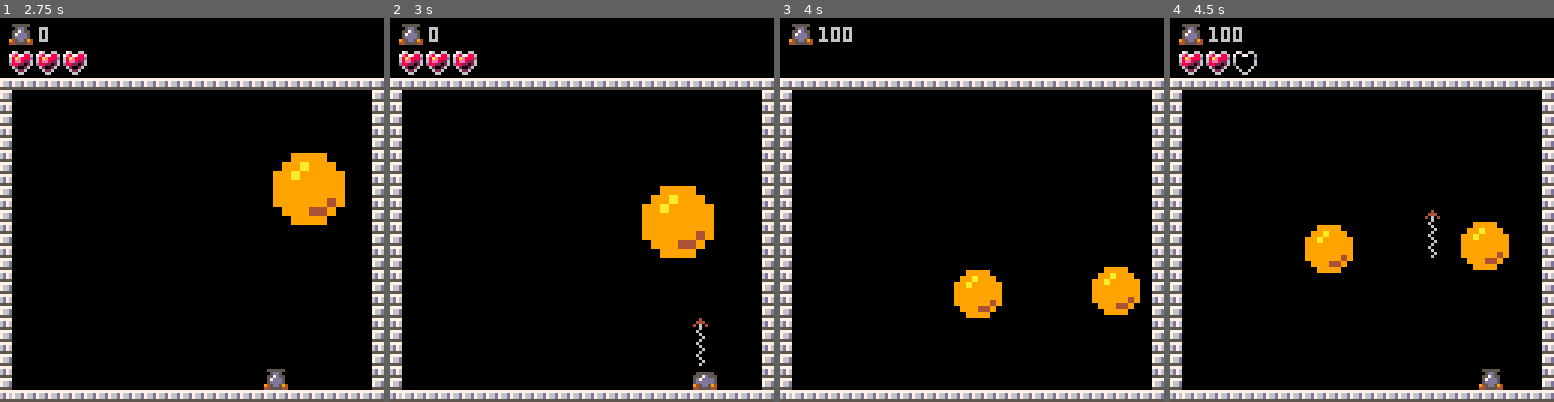
Above: before the commit, frames 1-4 (left to right).
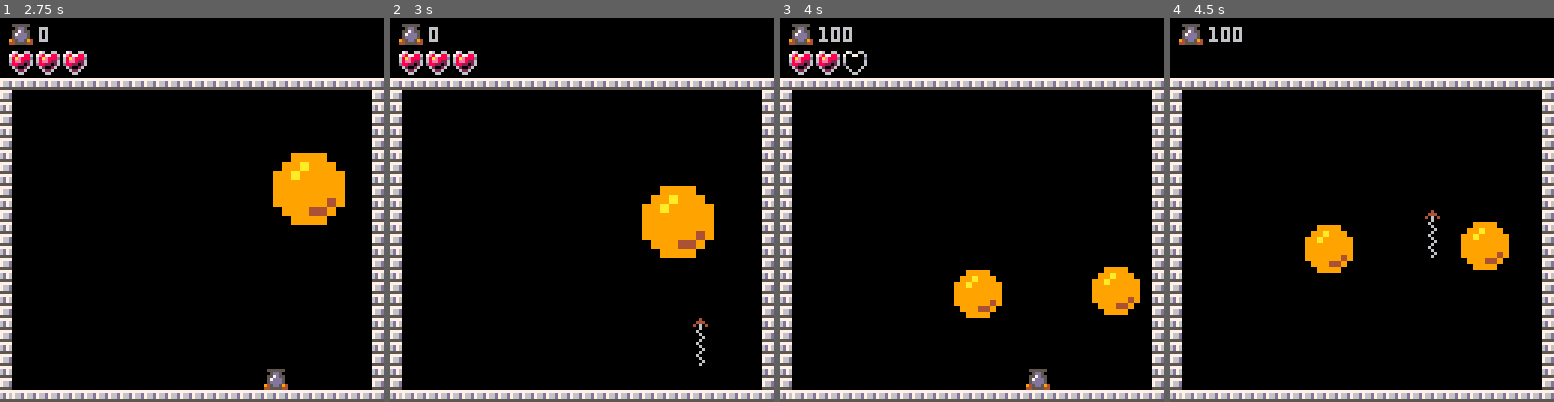
Above: after the commit, the same moments.

Repository: ferlores/pico-8.exp
Game: PICO-8 cartridge pang.p8
Two runs of this game, one before a commit and one after it. Both use one fixed random seed, a clock stepped at 60 frames per second and the inputs below.
Inputs:
- Up to frame 1 (2.75 s): tap X (X key) at 0.33, 1.07, 1.85 s; hold Right 1.6-2.1 s; hold Right from 2.47 s (still down)
- Up to frame 2 (3 s): keep holding Right; tap X (X key) at 2.97 s
- Up to frame 3 (4 s): release Right at 3.03 s; hold Left 3.08-3.58 s
- Up to frame 4 (4.5 s): hold Right from 4.02 s (still down); tap X (X key) at 4.08 s

Frame 1 is identical in both runs. In frame 2, 0.3% of the frame differs, in the area x 78-86%, y 92-97%; in frame 3, 0.9%, in the area x 2-71%, y 8-97%; in frame 4, 0.9%.

Commit message:
clean up modes

Diff:
--- a/pang.p8
+++ b/pang.p8
@@ -6,26 +6,29 @@
 
 #include utilities.lua
 
+
+default_mode = '__default'
+current_mode = nil
 __callbacks = {
     ['init'] = {
-        ['default'] = {}
+        [default_mode] = {}
     },
     ['update'] = {
-        ['default'] = {}
+        [default_mode] = {}
     },
     ['draw'] = {
-        ['default'] = {}
+        [default_mode] = {}
     },
     ['destroy'] = {
-        ['default'] = {}
+        [default_mode] = {}
     }
 }
-current_mode = 'default'
+
 
 function register(cb, mode, f)
     if (type(mode) == 'function') then
         f = mode
-        mode = 'default'
+        mode = default_mode
     end
 
     if (__callbacks[cb][mode] == nil) __callbacks[cb][mode] = {}
@@ -33,22 +36,25 @@
 end
 
 function switch_mode(mode)
+    if (mode == current_mode) return
+
     current_mode = mode
-    exec_table(__callbacks['init'][current_mode])
+    if (current_mode != nil) exec_table(__callbacks['init'][current_mode])
 end
 
 function _init()
-    game_start()
+    exec_table(__callbacks['init'][default_mode])
 end
 
 function _update()
-    exec_table(__callbacks['update'][current_mode])
-    _move_timers() -- always move timers
+    exec_table(__callbacks['update'][default_mode])
+    if (current_mode != nil) exec_table(__callbacks['update'][current_mode])
 end
 
 function _draw()
     cls()
-    exec_table(__callbacks['draw'][current_mode])
+    exec_table(__callbacks['draw'][default_mode])
+    if (current_mode != nil)  exec_table(__callbacks['draw'][current_mode])
 end
 
 function exec_table(t)
@@ -66,7 +72,7 @@
 players = {}
 
 -- update_players
-register('update', function ()
+register('update', 'level', function ()
     control_player(players[1], 0)
     local all_players_died = true
 
@@ -84,7 +90,6 @@
             p.y = p.dy + ((progress-1)^2 - 1) * radius
 
             if (p.dying.v > 0) all_players_died = false
-            log(p.x, p.y, p.dx, p.dy, progress, ((progress-1)^2 - 1))
         else
             all_players_died = false
             p.x = mid(screen_min_x, p.x + p.dx, screen_max_x - player_width)
@@ -98,13 +103,14 @@
     end
 
     if (all_players_died) then
+        log('all players died')
         switch_mode('main_menu')
     end
 
 end)
 
 -- draw_players
-register('draw', function ()
+register('draw', 'level', function ()
     for p in all(players) do
         local m = p.pwups.respawn.v % 6
         local f = flr(p.firing.v / 5)
@@ -193,7 +199,7 @@
 end
 
 -- move_bullets
-register('update', function ()
+register('update', 'level', function ()
     for i, b in pairs(bullets) do
         local b = bullets[i]
         b.x = b.x + b.dx
@@ -205,7 +211,7 @@
 end)
 
 -- draw_bullets
-register('draw', function ()
+register('draw', 'level', function ()
     for b in all(bullets) do
         local w = weapons[b.tp]
         sspr(w.sprx, w.spry, w.w, w.h, b.x, b.y)
@@ -260,7 +266,7 @@
 max_ball_size = ball_sizes[#ball_sizes].sz
 
 -- move_ball
-register('update', function()
+register('update', 'level', function()
     local gravity = 0.1
     for i, b in pairs(balls) do
         local btp = ball_tp[b.tpid]
@@ -309,7 +315,7 @@
 end)
 
 -- draw_ball
-register("draw", function ()
+register('draw', 'level', function ()
     for b in all(balls) do
         ball_sizes[b.szid].render(b.x, b.y)
         -- add_hud('b:'..b.x..', '..b.y..', '..b.dx..', '..b.dy)
@@ -375,7 +381,7 @@
 lives_spr_w = 7
 
 -- draw_scene
-register('draw', function ()
+register('draw', 'level', function ()
     local p1 = players[1]
     local p2 = players[2]
 
@@ -419,7 +425,7 @@
     return x + dashboard_offset_x, y + dashboard_offset_y
 end
 
-register('init', function ()
+register('init', 'level', function ()
     restart_level()
 end)
 
@@ -472,16 +478,21 @@
 register('update', 'main_menu', function()
     if(btnp(❎, 0)) then
         add_player(screen_max_x/2 - player_width)
-        switch_mode('default')
+        switch_mode('level')
     end
 end)
 
 -->8
 -- game
 
-function game_start()
+register('init', function ()
     switch_mode('main_menu')
-end
+end)
+
+register('update', function ()
+    _move_timers() -- always move timers
+end)
+
 
 
 -->8
@@ -506,6 +517,9 @@
     end
 
     return overlap_x and overlap_y
+end
+
+function circ_collide(x1, y1, w1, h1, x2, y2, w2, h2)
 end
 
 function speed(pps)
